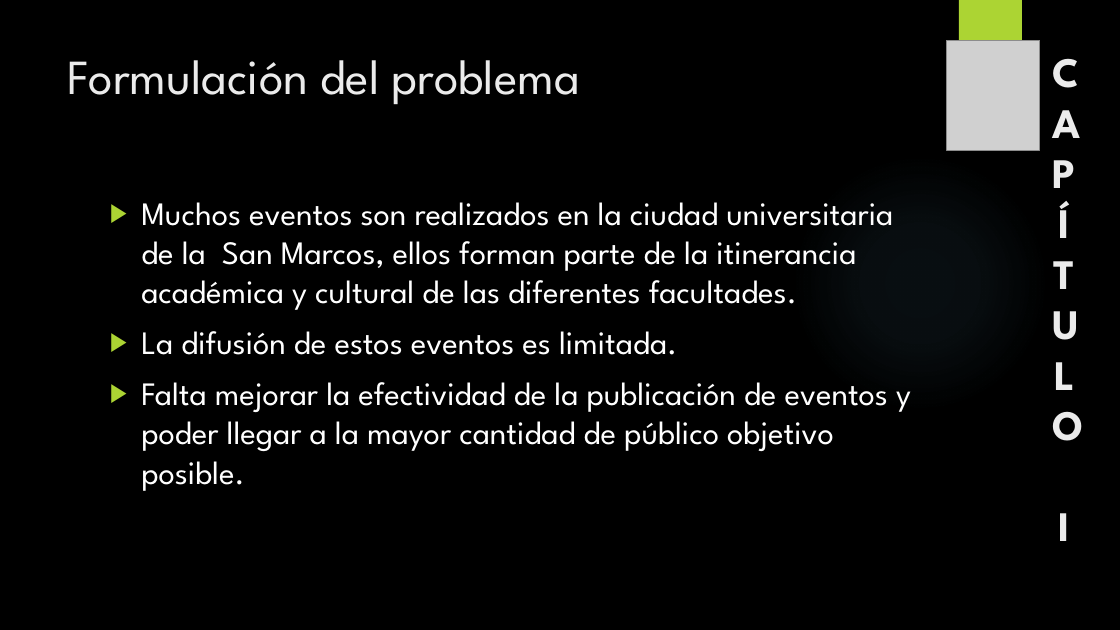
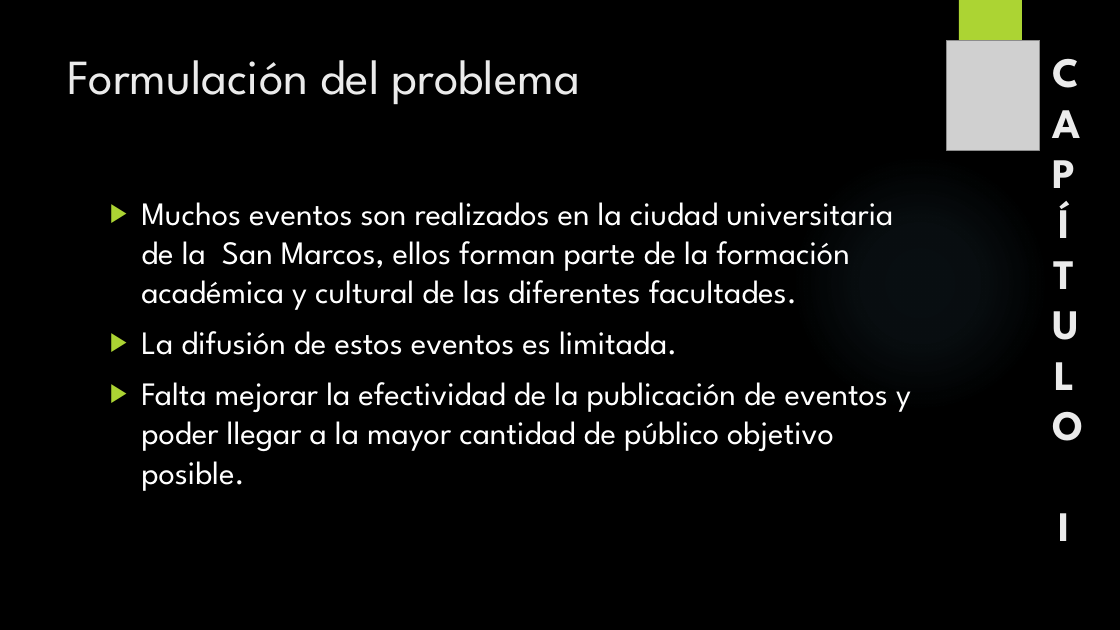
Before and after one commit to Climbhazard/tesis-visora, a slide deck: slide 3 of Tesis.pptx. Drawn at 1120x630 pixels with LibreOffice and Linux fonts; fonts in the diff are those of the drawing; grey boxes stand for pictures; background and template pictures are left out. Boxes give left, top, right and bottom in pixels: in the first picture for what was removed or moved away, otherwise in the second. Text is boxed around its words. In the diff, an @@ line names an element or a change of style, - is before the commit and + after.

```diff
--- a/Tesis.pptx
+++ b/Tesis.pptx
@@ text at (141,202,893,310): text changed @@
-▶ Muchos eventos son realizados en la ciudad universitaria de la San Marcos, ellos forman parte de la itinerancia académica y cultural de las diferentes facultades.
+▶ Muchos eventos son realizados en la ciudad universitaria de la San Marcos, ellos forman parte de la formación académica y cultural de las diferentes facultades.
```
Also in this commit, not shown: 3 other slides changed, 3 slides added.
